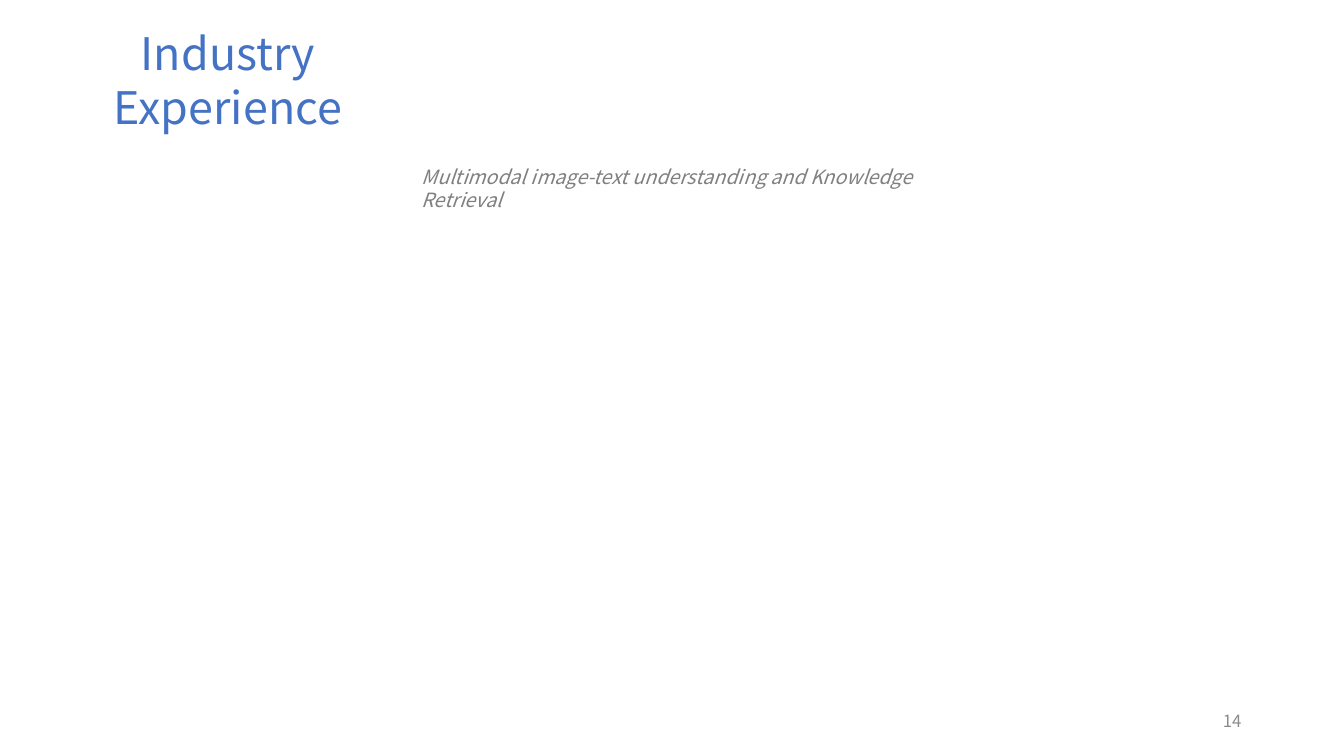
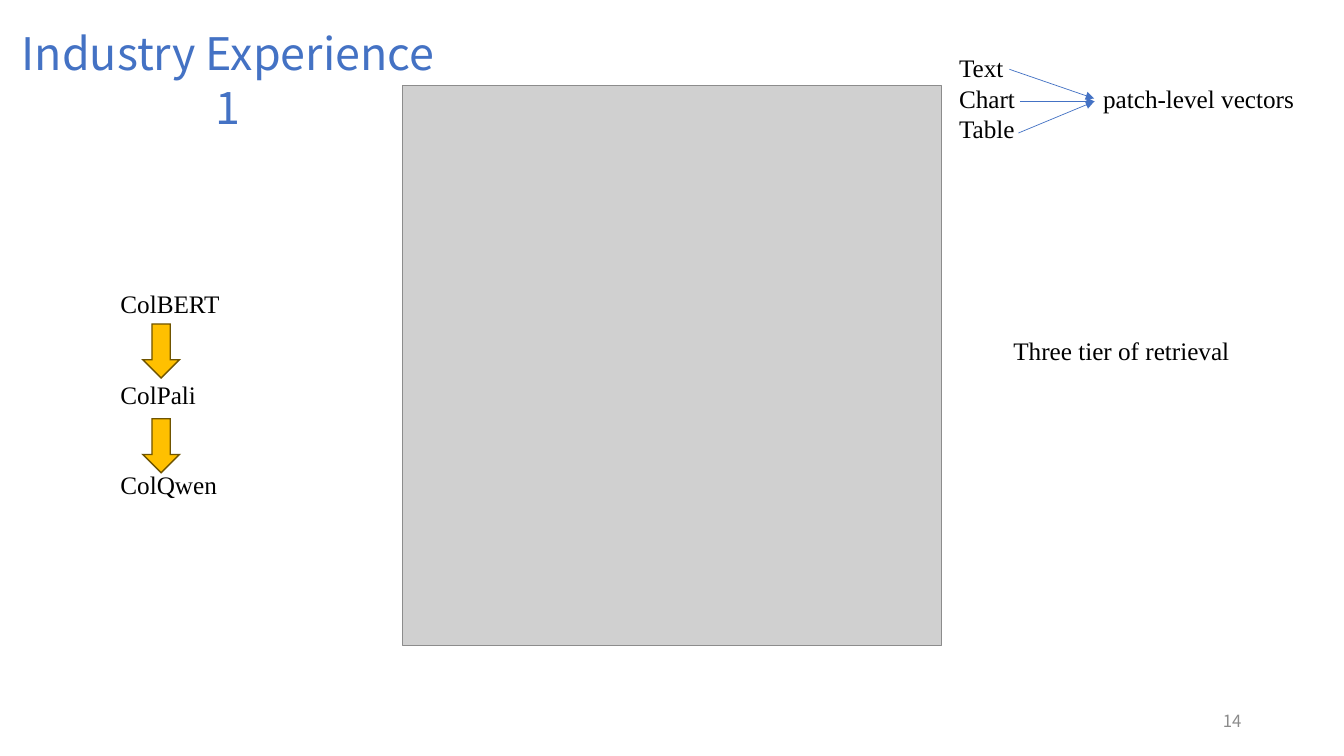
Before and after one commit to FriderickYu/Z3_Ex, a slide deck: slide 14 of Presentation.pptx. Drawn at 1344x756 pixels with LibreOffice and Linux fonts; fonts in the diff are those of the drawing; grey boxes stand for pictures. Boxes give left, top, right and bottom in pixels: in the first picture for what was removed or moved away, otherwise in the second. Text is boxed around its words. In the diff, an @@ line names an element or a change of style, - is before the commit and + after.

```diff
--- a/Presentation.pptx
+++ b/Presentation.pptx
@@ text at [22, 34, 434, 124]: text changed @@
-Industry Experience
+Industry Experience 1
@@ picture added at [403, 86, 942, 645] @@
@@ text added at [959, 60, 1294, 114], 18 pt, text #000000 @@
+Text
+Chart patch-level vectors
+Table
@@ arrow added from (1009, 70) to (1094, 99), #4472C4 0.5 pt @@
@@ arrow added from (1018, 133) to (1094, 102), #4472C4 0.5 pt @@
@@ arrow added from (1020, 102) to (1095, 102), #4472C4 0.5 pt @@
@@ text removed at [421, 168, 912, 207] @@
-Multimodal image-text understanding and Knowledge Retrieval
@@ text added at [120, 295, 219, 498], 18 pt, text #000000 @@
+ColBERT
+ColPali
+ColQwen
@@ down arrow added at [143, 324, 179, 378], fill #FFC000, outline #705400 1 pt @@
@@ text added at [1013, 342, 1229, 361], 18 pt, text #000000 @@
+Three tier of retrieval
@@ down arrow added at [143, 419, 179, 474], fill #FFC000, outline #705400 1 pt @@
```
Also in this commit, not shown: 6 other slides changed, 1 slide added, 1 slide removed, 5 other files.
